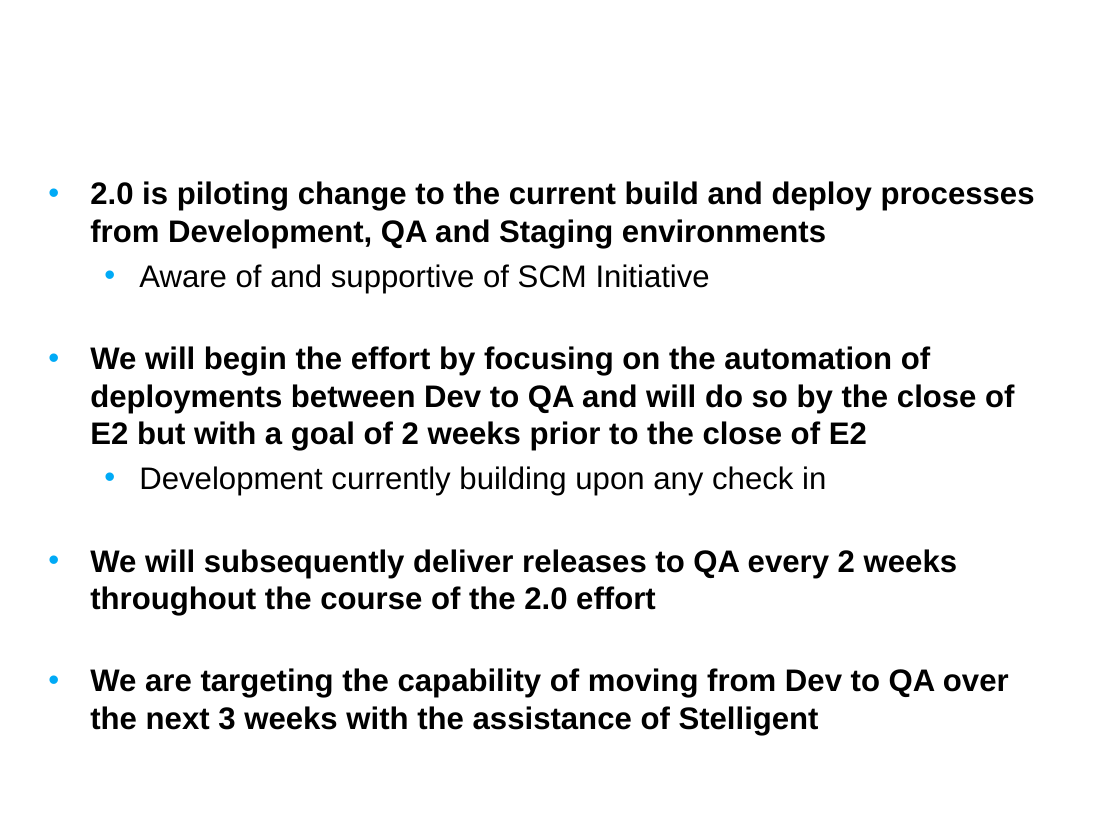
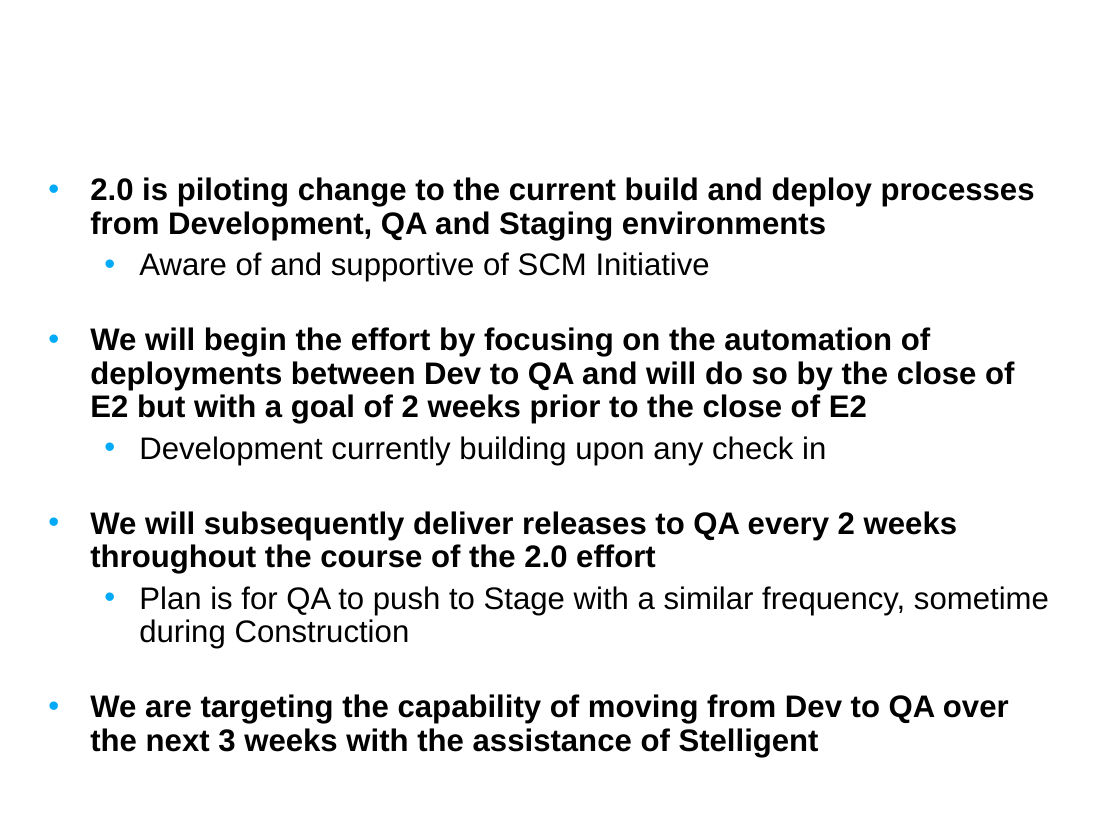
Before and after one commit to NCIP/caarray-docs, a slide deck: slide 25 of project_management/reports/inception_assessment_systems.ppt. Drawn at 1120x840 pixels with LibreOffice and Linux fonts; fonts in the diff are those of the drawing; background and template pictures are left out. Boxes give left, top, right and bottom in pixels: in the first picture for what was removed or moved away, otherwise in the second. Text is boxed around its words. In the diff, an @@ line names an element or a change of style, - is before the commit and + after.

Commit message:
JK edits

```diff
--- a/project_management/reports/inception_assessment_systems.ppt
+++ b/project_management/reports/inception_assessment_systems.ppt
@@ text at (90, 177, 1035, 757): line spacing 1 to 0.9 @@
@@ text at (139, 586, 1049, 648): paragraph added @@
+  • Plan is for QA to push to Stage with a similar frequency, sometime during Construction
```
Also in this commit, not shown: 1 other slide changed.
